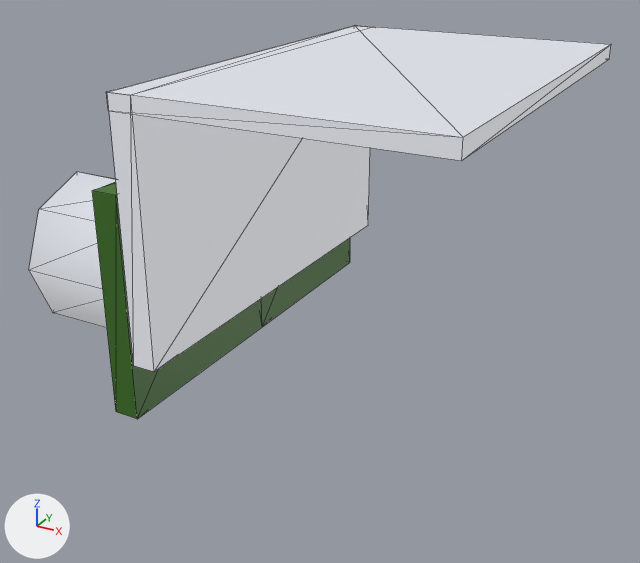
What one commit did to the COLLADA model pandora_sensors_description/sonar/meshes/devantech_srf05.dae.
Rendered twice from a camera (50 mm lens) standing at (0.0494, -0.0762, 0.0344) and looking at (0.0088, -0.0024, -0.0026). The lights are fixed; the arrows at lower left show +X, +Y and +Z. Mesh edges are drawn as thin lines.
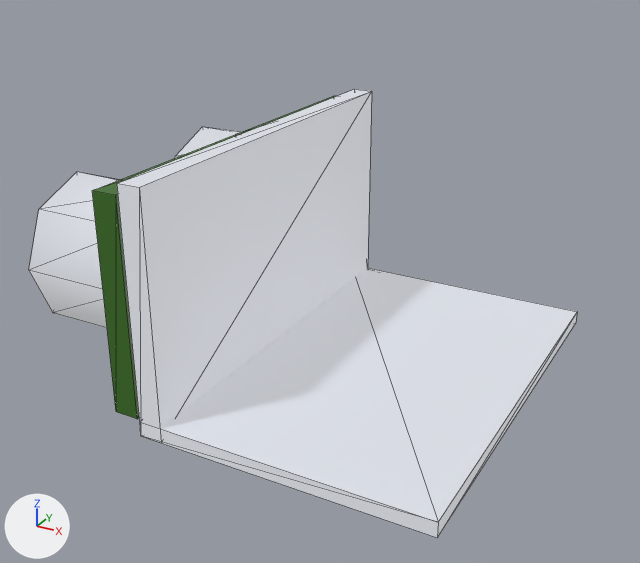
Changed parts and their boxes (x1, y1, x2, y2) in the pictures (640 x 563 px; the box of a moved part takes in the faces that stretch with it):
'Plane_003', reshaped (14% taller): before (29, 25, 611, 419); after (29, 89, 577, 537)
part 1 of me_plane_011, moved or reshaped: before (109, 111, 370, 372); after (117, 89, 372, 442)
part 2 of me_plane_011, moved or reshaped: before (107, 25, 611, 161); after (139, 268, 577, 537)

What changed in the scene script:
```text
Change me_plane_011:
    where me_plane_011.from_pydata(...)  # 66 vertices, 96 faces; spans x -0.015..0.0303, y -0.022..0.022, z -0.011..0.0197
    used by ob_plane_003; location = (0.0, 0.0, 0.0)
    me_plane_011 part 1: the loose piece of 8 vertices spanning x 0.0002..0.0026, y -0.022..0.022, z -0.0052..0.0197 is turned 180 degrees about the x axis through its middle, then moved by (0.0, 0.0001, -0.0076)
    me_plane_011 part 2: the loose piece of 8 vertices spanning x 0.0001..0.0303, y -0.022..0.0219, z 0.0182..0.0197 is turned 180 degrees about the x axis through its middle, then moved by (0.0, 0.0001, -0.0311)
```
